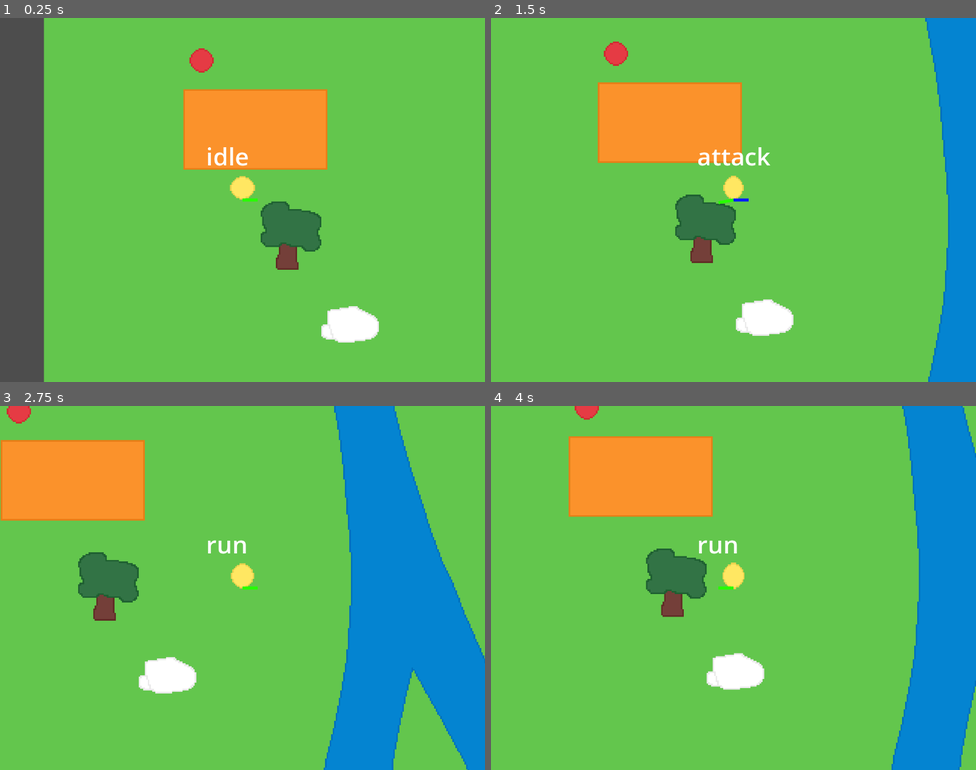
Above: before the commit, frames 1-4 (two rows, left to right).
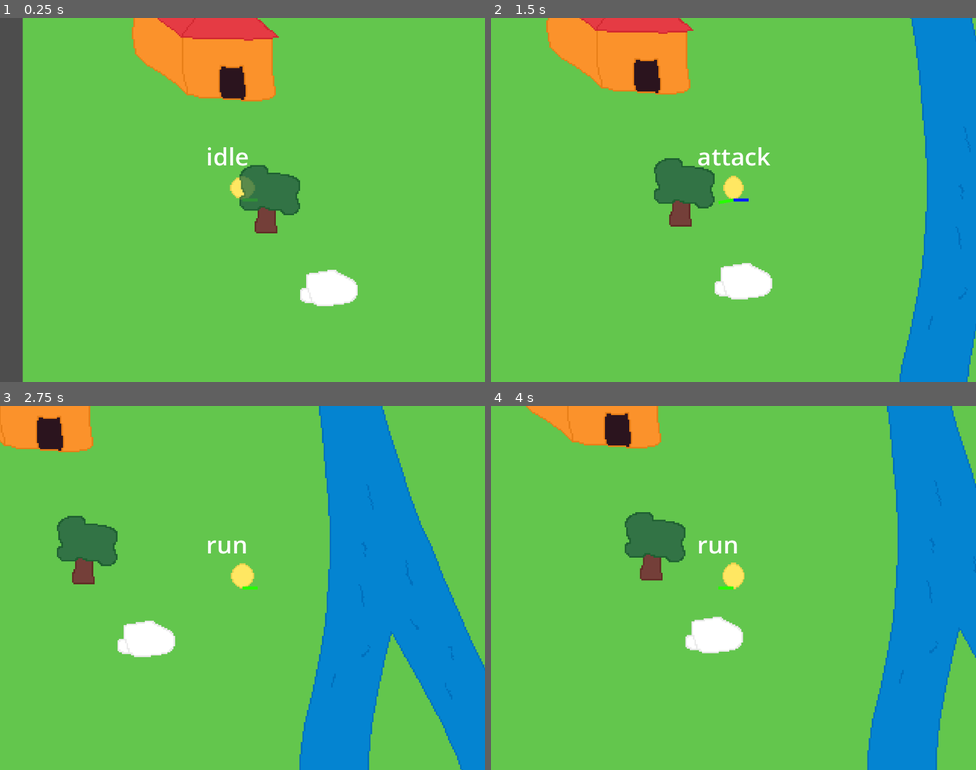
Above: after the commit, the same moments.

Repository: e-Forest/prototype_combat
Game: Godot game, scene res://scn/game.tscn
Same seed, same stepped clock (60 frames per second), same inputs: the game is played once before the commit and once after it.
Inputs (mouse positions are in pixels of both pictures, inside the frame that each line leads up to):
- Up to frame 1 (0.25 s): no input
- Up to frame 2 (1.5 s): tap Enter at 0.5 s; move the mouse to (840, 181) at 0.52 s; press the mouse at (840, 181) at 0.53 s; hold D (east) 0.53-1.28 s; move the mouse to (636, 218) at 1.27 s; release the mouse at (636, 218) at 1.28 s; hold S (south) from 1.28 s (still down); click (636, 218) at 1.35 s
- Up to frame 3 (2.75 s): move the mouse to (291, 507) at 2.02 s; release S (south) at 2.03 s; press the mouse at (291, 507) at 2.03 s; hold D (east) from 2.03 s (still down)
- Up to frame 4 (4 s): move the mouse to (709, 660) at 2.77 s; release D (east) at 2.78 s; release the mouse at (709, 660) at 2.78 s; hold W (north) 2.78-3.53 s; click (709, 660) at 2.85 s; move the mouse to (879, 642) at 3.52 s; press the mouse at (879, 642) at 3.53 s; hold A (west) from 3.53 s (still down)

The runs differ from the first frame. In frame 1, 20% of the frame differs, in the area x 4-79%, y 0-100%; in frame 2, 20%; in frame 3, 21%, in the area x 0-100%, y 0-100%; in frame 4, 20%.
Error before the commit: Invalid call. Nonexistent function 'set_target_location' in base 'NavigationAgent2D'. (res://src/npc.gd:15)
Error after the commit: Invalid call. Nonexistent function 'set_target_location' in base 'NavigationAgent2D'. (res://src/npc.gd:14)

Commit message:
shader funktioniert

Diff:
--- a/scn/game.tscn
+++ b/scn/game.tscn
@@ -1,63 +1,15 @@
-[gd_scene load_steps=10 format=3 uid="uid://c53wd7h3ul7pv"]
+[gd_scene load_steps=4 format=3 uid="uid://c53wd7h3ul7pv"]
 
 [ext_resource type="Script" path="res://src/game.gd" id="1_2ucn0"]
-[ext_resource type="PackedScene" uid="uid://di0pb23hwj7qv" path="res://scn/player.tscn" id="1_nds0b"]
-[ext_resource type="Texture2D" uid="uid://cov76cerej4mj" path="res://ass/map1.png" id="2_jgnvy"]
-[ext_resource type="PackedScene" uid="uid://cfyi60se7jt3d" path="res://scn/npc.tscn" id="3_qpunm"]
+[ext_resource type="PackedScene" uid="uid://bnoej6qxytdx" path="res://scn/test_map.tscn" id="2_eo8mr"]
 [ext_resource type="Script" path="res://src/hud.gd" id="4_0hsi7"]
-
-[sub_resource type="NavigationPolygon" id="NavigationPolygon_gxdho"]
-vertices = PackedVector2Array(99, 149, 55, 149, 47, 126, 47, 104, 63, 56, 180, -52, 173, 262, 97, 169, 63, -4, -95, -47, -35, -3, -76, 273, -35, 55, 54, 169, 21, 125, 23, 103)
-polygons = [PackedInt32Array(0, 1, 2, 3, 4, 5), PackedInt32Array(0, 5, 6, 7), PackedInt32Array(5, 4, 8), PackedInt32Array(9, 5, 8, 10), PackedInt32Array(11, 9, 10, 12), PackedInt32Array(7, 6, 11, 13), PackedInt32Array(13, 11, 12, 14), PackedInt32Array(12, 4, 3, 15), PackedInt32Array(14, 2, 1, 13), PackedInt32Array(14, 12, 15)]
-outlines = [PackedVector2Array(-95, -47, 180, -52, 173, 262, -76, 273), PackedVector2Array(-35, -3, 63, -4, 63, 56, -35, 55), PackedVector2Array(23, 103, 47, 104, 47, 126, 21, 125), PackedVector2Array(55, 149, 99, 149, 97, 169, 54, 169)]
-
-[sub_resource type="RectangleShape2D" id="RectangleShape2D_ndssk"]
-size = Vector2(94, 54)
-
-[sub_resource type="CircleShape2D" id="CircleShape2D_kpo6e"]
-
-[sub_resource type="RectangleShape2D" id="RectangleShape2D_aah4x"]
-size = Vector2(39, 15)
 
 [node name="Game" type="Node2D"]
 script = ExtResource("1_2ucn0")
 
 [node name="World" type="Node2D" parent="."]
 
-[node name="NavigationRegion2d" type="NavigationRegion2D" parent="World"]
-navpoly = SubResource("NavigationPolygon_gxdho")
-
-[node name="Ground" type="Sprite2D" parent="World/NavigationRegion2d"]
-position = Vector2(-125, -130)
-texture = ExtResource("2_jgnvy")
-centered = false
-
-[node name="house" type="StaticBody2D" parent="World/NavigationRegion2d/Ground"]
-position = Vector2(140, 156)
-
-[node name="CollisionShape2d" type="CollisionShape2D" parent="World/NavigationRegion2d/Ground/house"]
-shape = SubResource("RectangleShape2D_ndssk")
-
-[node name="tree" type="StaticBody2D" parent="World/NavigationRegion2d/Ground"]
-position = Vector2(160, 244)
-
-[node name="CollisionShape2d" type="CollisionShape2D" parent="World/NavigationRegion2d/Ground/tree"]
-shape = SubResource("CircleShape2D_kpo6e")
-
-[node name="stone" type="StaticBody2D" parent="World/NavigationRegion2d/Ground"]
-position = Vector2(202, 289)
-
-[node name="CollisionShape2d" type="CollisionShape2D" parent="World/NavigationRegion2d/Ground/stone"]
-shape = SubResource("RectangleShape2D_aah4x")
-
-[node name="Npc" parent="World/NavigationRegion2d" instance=ExtResource("3_qpunm")]
-position = Vector2(-21, -11)
-
-[node name="Player" parent="World/NavigationRegion2d" instance=ExtResource("1_nds0b")]
-position = Vector2(6, 73)
-
-[node name="Camera2d" type="Camera2D" parent="World/NavigationRegion2d/Player"]
-current = true
+[node name="TestMap" parent="World" instance=ExtResource("2_eo8mr")]
 
 [node name="Hud" type="CanvasLayer" parent="."]
 script = ExtResource("4_0hsi7")
--- /dev/null
+++ b/scn/test_map.tscn
@@ -0,0 +1,67 @@
+[gd_scene load_steps=14 format=3 uid="uid://bnoej6qxytdx"]
+
+[ext_resource type="Texture2D" uid="uid://duhquuceg4qtv" path="res://ass/ground1.png" id="1_8q8s3"]
+[ext_resource type="Script" path="res://src/test_map.gd" id="1_yj7ra"]
+[ext_resource type="Texture2D" uid="uid://cg20pg4lqc5jg" path="res://ass/ground2.png" id="2_t7f11"]
+[ext_resource type="Texture2D" uid="uid://bmll6ikuewmfy" path="res://ass/objects1.png" id="3_6dvnm"]
+[ext_resource type="Texture2D" uid="uid://c5kwg4lwrtfmc" path="res://ass/objects2.png" id="4_vpsec"]
+[ext_resource type="PackedScene" uid="uid://cfyi60se7jt3d" path="res://scn/npc.tscn" id="6_7n42m"]
+[ext_resource type="Shader" path="res://shd/test_map.gdshader" id="6_8q05f"]
+[ext_resource type="Texture2D" uid="uid://bogskpv6jw5g3" path="res://ass/is_top1.png" id="7_7ubgj"]
+[ext_resource type="PackedScene" uid="uid://di0pb23hwj7qv" path="res://scn/player.tscn" id="7_o1uyt"]
+
+[sub_resource type="NavigationPolygon" id="NavigationPolygon_exdxa"]
+vertices = PackedVector2Array(314, 142, 317, 246, 225, 285, 181, 284, 174, 253, 173, 240, 173, 164, 300, 70, 298, 374, 220, 298, 318, 444, 357, 509, 1, 510, 148, 238, 106, 161, 177, 300, 284, 3, 136, 130, 3, 3, 66, 127, 145, 251)
+polygons = [PackedInt32Array(0, 1, 2, 3, 4, 5, 6, 7), PackedInt32Array(2, 1, 8, 9), PackedInt32Array(10, 11, 12), PackedInt32Array(6, 5, 13, 14), PackedInt32Array(9, 8, 10, 12, 15), PackedInt32Array(16, 7, 6, 17, 18), PackedInt32Array(18, 17, 19), PackedInt32Array(12, 18, 19), PackedInt32Array(12, 19, 14, 13, 20), PackedInt32Array(3, 15, 12, 20, 4)]
+outlines = [PackedVector2Array(3, 3, 284, 3, 300, 70, 314, 142, 317, 246, 298, 374, 318, 444, 357, 509, 1, 510), PackedVector2Array(66, 127, 136, 130, 173, 164, 106, 161), PackedVector2Array(148, 238, 173, 240, 174, 253, 145, 251), PackedVector2Array(181, 284, 225, 285, 220, 298, 177, 300)]
+
+[sub_resource type="SpriteFrames" id="SpriteFrames_4yye3"]
+animations = [{
+"frames": [ExtResource("1_8q8s3"), ExtResource("2_t7f11")],
+"loop": true,
+"name": &"default",
+"speed": 2.0
+}]
+
+[sub_resource type="SpriteFrames" id="SpriteFrames_oxjd1"]
+animations = [{
+"frames": [ExtResource("3_6dvnm"), ExtResource("4_vpsec")],
+"loop": true,
+"name": &"default",
+"speed": 2.0
+}]
+
+[sub_resource type="ShaderMaterial" id="ShaderMaterial_4twmn"]
+shader = ExtResource("6_8q05f")
+shader_parameter/alpha = 0.8
+shader_parameter/is_top = ExtResource("7_7ubgj")
+
+[node name="TestMap" type="NavigationRegion2D"]
+navpoly = SubResource("NavigationPolygon_exdxa")
+script = ExtResource("1_yj7ra")
+
+[node name="Ground" type="AnimatedSprite2D" parent="."]
+frames = SubResource("SpriteFrames_4yye3")
+playing = true
+centered = false
+
+[node name="Objects" type="AnimatedSprite2D" parent="."]
+frames = SubResource("SpriteFrames_oxjd1")
+playing = true
+centered = false
+
+[node name="Top" type="AnimatedSprite2D" parent="."]
+material = SubResource("ShaderMaterial_4twmn")
+z_index = 99
+frames = SubResource("SpriteFrames_oxjd1")
+frame = 1
+centered = false
+
+[node name="Npc" parent="." instance=ExtResource("6_7n42m")]
+position = Vector2(167, 79)
+
+[node name="Player" parent="." instance=ExtResource("7_o1uyt")]
+position = Vector2(145, 227)
+
+[node name="Camera2d" type="Camera2D" parent="Player"]
+current = true
--- /dev/null
+++ b/shd/test_map.gdshader
@@ -0,0 +1,14 @@
+shader_type canvas_item;
+
+uniform sampler2D is_top;
+uniform float alpha: hint_range(0.0, 1.0, 0.1)=0.8;
+
+void fragment() {
+	vec4 c_obj = texture(TEXTURE,UV);
+	vec4 c_top = texture(is_top,UV);
+
+	if(c_top.a > 0.0 && c_obj.a > 0.0){
+		COLOR = vec4(c_obj.r,c_obj.g,c_obj.b,alpha);
+	}
+
+}
--- a/src/npc.gd
+++ b/src/npc.gd
@@ -3,7 +3,6 @@
 
 const SPEED = 50.0
 @onready var nav_agent = $NavAgent as NavigationAgent2D
-@onready var timer = $Timer as Timer
 
 var player:Player
 
--- /dev/null
+++ b/src/test_map.gd
@@ -0,0 +1,5 @@
+@tool
+extends NavigationRegion2D
+
+func _process(delta):
+	$Top.frame = $Objects.frame
Binary file added: ass/debug1.png
Not shown, added: ass/debug1.png.import
Binary file added: ass/debug2.png
Not shown, added: ass/debug2.png.import
Binary file added: ass/ground1.png
Not shown, added: ass/ground1.png.import
Binary file added: ass/ground2.png
Not shown, added: ass/ground2.png.import
Binary file added: ass/house.aseprite
Binary file added: ass/is_top1.png
Not shown, added: ass/is_top1.png.import
Binary file added: ass/is_top2.png
(and 15 more such lines)
